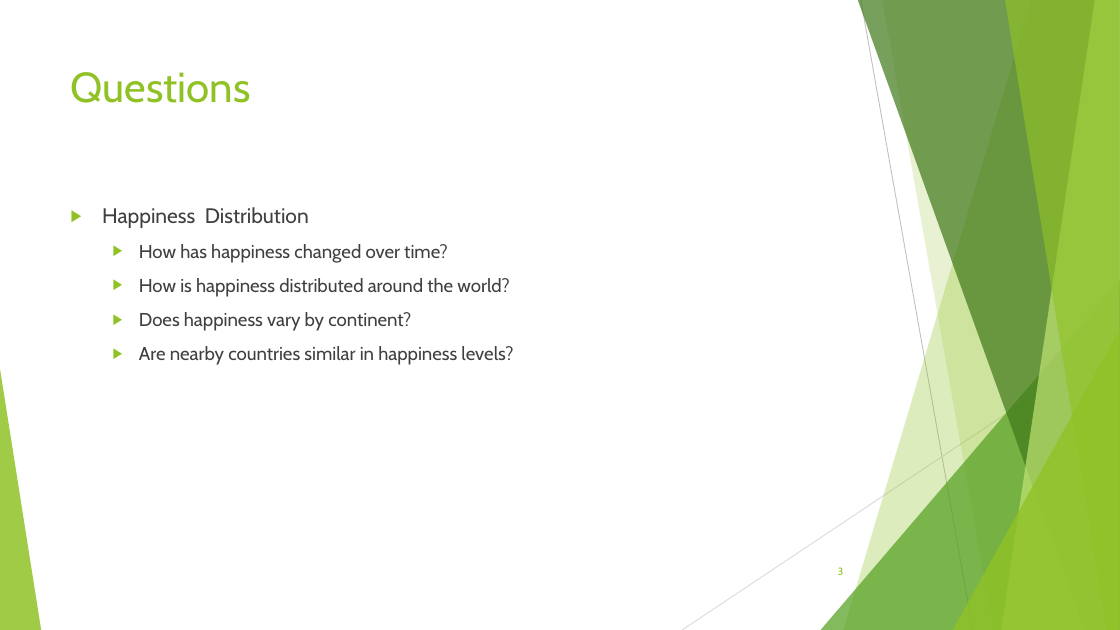
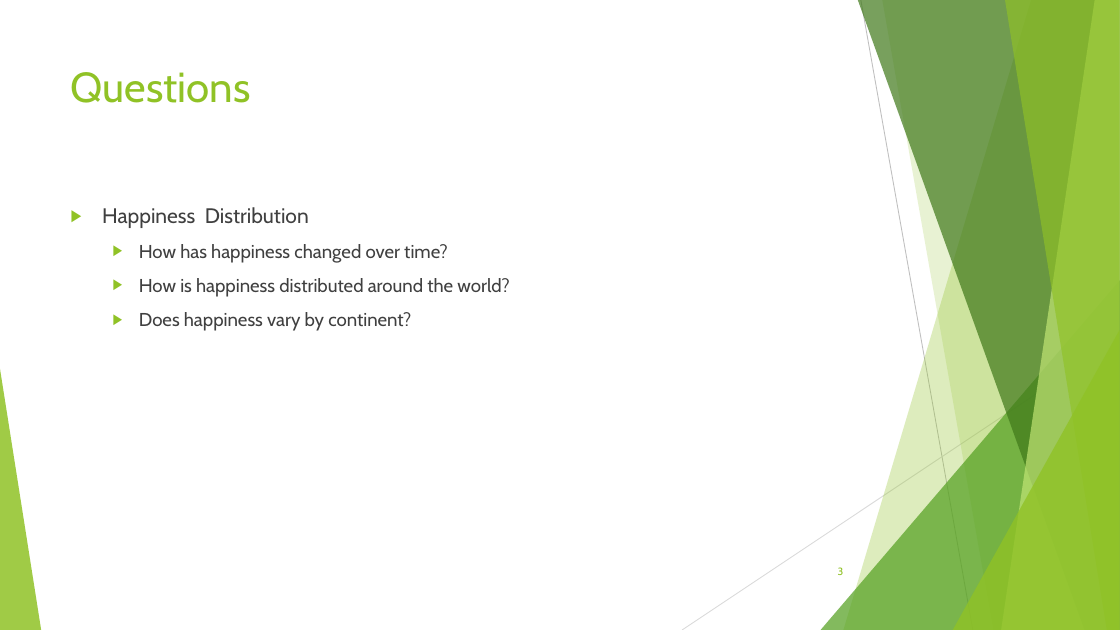
Before and after one commit to Kika000/Project-1, a slide deck: slide 3 of What Makes the World Happy.pptx. Drawn at 1120x630 pixels with LibreOffice and Linux fonts; fonts in the diff are those of the drawing. Boxes give left, top, right and bottom in pixels: in the first picture for what was removed or moved away, otherwise in the second. Text is boxed around its words. In the diff, an @@ line names an element or a change of style, - is before the commit and + after.

```diff
--- a/What Makes the World Happy.pptx
+++ b/What Makes the World Happy.pptx
@@ text at [139,346,513,365]: paragraph removed @@
-  ▶ Are nearby countries similar in happiness levels?
```
Also in this commit, not shown: 2 other slides changed, 1 slide removed.
